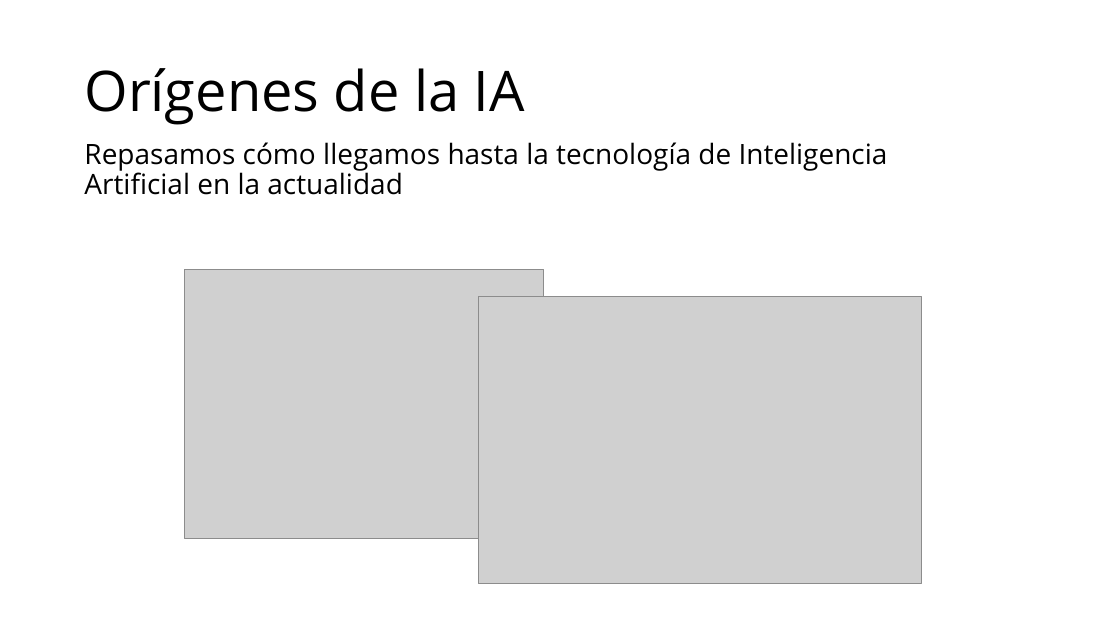
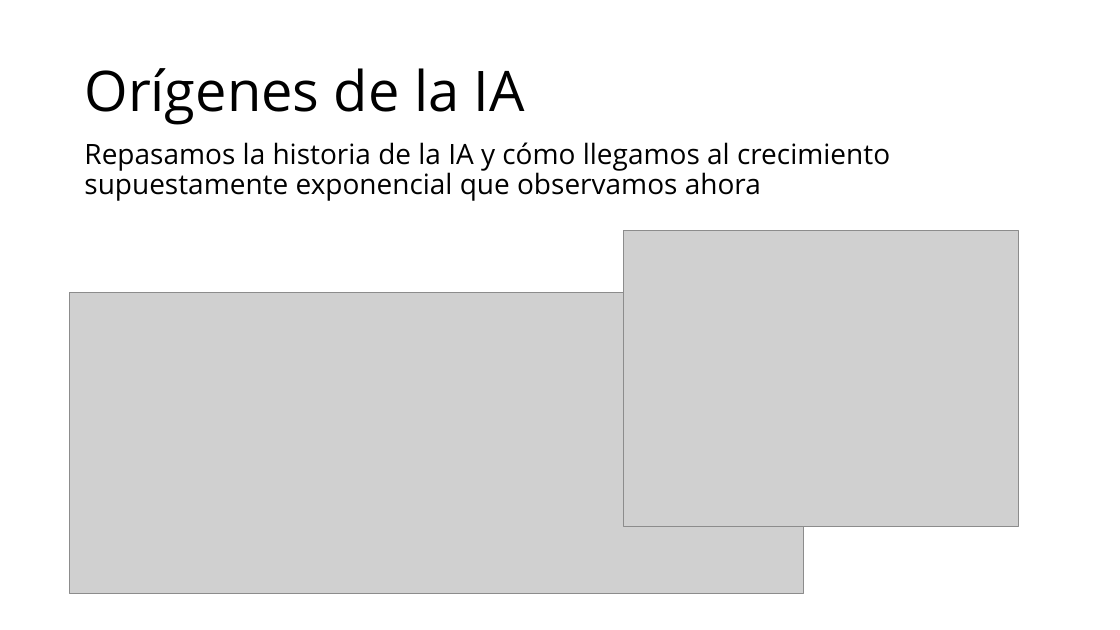
Before and after one commit to kaenovsky/iftsnotes, a slide deck: slide 2 of 314-tts/tp-final/presenta/tts-tp-final-ppt.pptx. Drawn at 1120x630 pixels with LibreOffice and Linux fonts; fonts in the diff are those of the drawing; grey boxes stand for pictures. Boxes give left, top, right and bottom in pixels: in the first picture for what was removed or moved away, otherwise in the second. Text is boxed around its words. In the diff, an @@ line names an element or a change of style, - is before the commit and + after.

```diff
--- a/314-tts/tp-final/presenta/tts-tp-final-ppt.pptx
+++ b/314-tts/tp-final/presenta/tts-tp-final-ppt.pptx
@@ subtitle at box(84, 142, 890, 201): text changed @@
-Repasamos cómo llegamos hasta la tecnología de Inteligencia Artificial en la actualidad
+Repasamos la historia de la IA y cómo llegamos al crecimiento supuestamente exponencial que observamos ahora
@@ picture: place and size @@
-picture at box(185, 270, 544, 539)
+picture at box(623, 230, 1018, 526)
@@ picture added at box(69, 292, 804, 594) @@
@@ picture removed at box(478, 297, 921, 584) @@
```
Also in this commit, not shown: 2 other slides changed, 3 slides removed, 1 other file.
